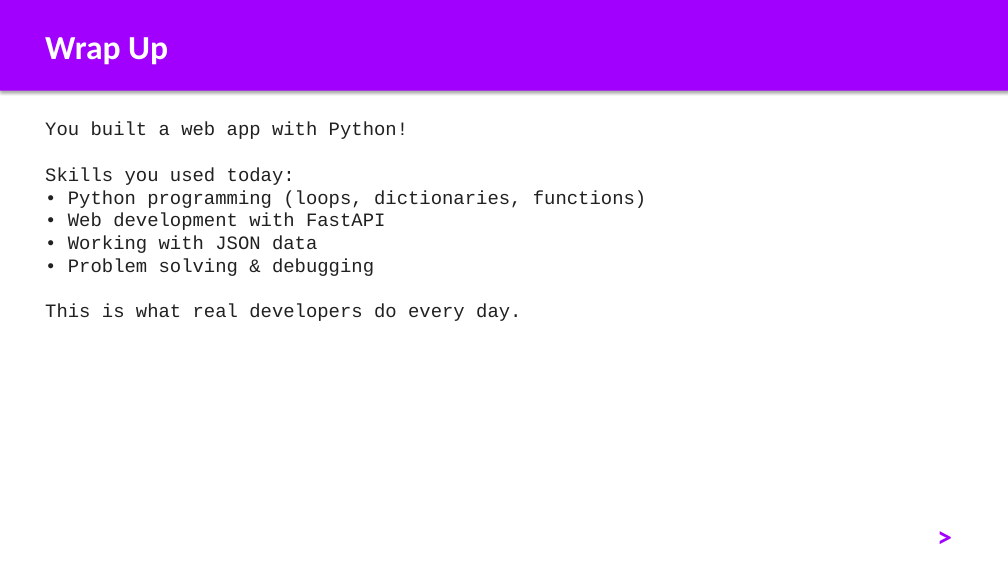
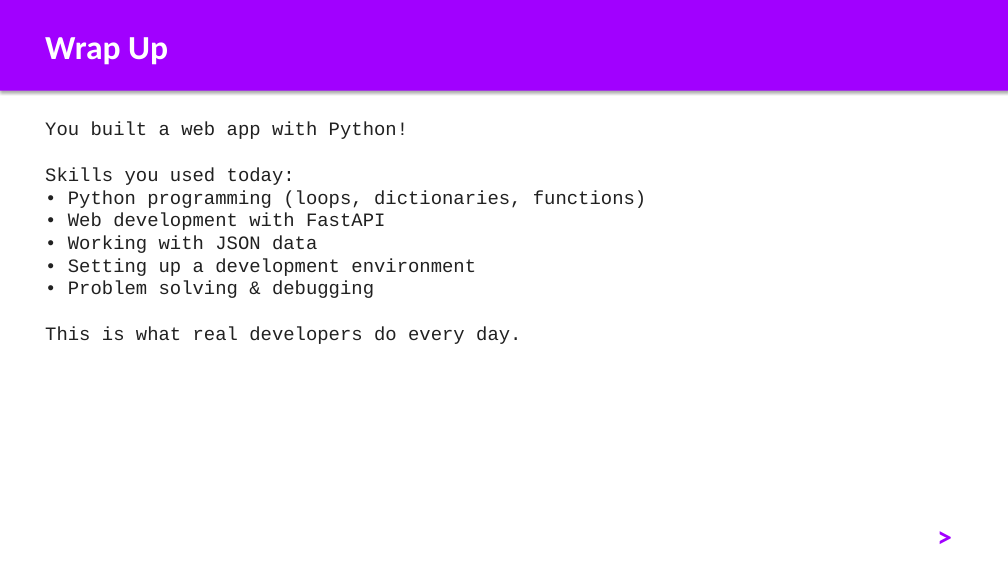
Before and after one commit to al-kaisi92/workshop, a slide deck: slide 32 of slides/workshop-slides.pptx (slide 27 before the commit). Drawn at 1008x567 pixels with LibreOffice and Linux fonts; fonts in the diff are those of the drawing. Boxes give left, top, right and bottom in pixels: in the first picture for what was removed or moved away, otherwise in the second. Text is boxed around its words. In the diff, an @@ line names an element or a change of style, - is before the commit and + after.

```diff
--- a/slides/workshop-slides.pptx
+++ b/slides/workshop-slides.pptx
@@ text at box(45, 122, 646, 344): text changed @@
-You built a web app with Python!
-Skills you used today:
-• Python programming (loops, dictionaries, functions)
-• Web development with FastAPI
-• Working with JSON data
-• Problem solving & debugging
-This is what real developers do every day.
+You built a web app with Python!
+Skills you used today:
+• Python programming (loops, dictionaries, functions)
+• Web development with FastAPI
+• Working with JSON data
+• Setting up a development environment
+• Problem solving & debugging
+This is what real developers do every day.
```
Also in this commit, not shown: 2 other slides changed, 5 slides added, 2 other files.
